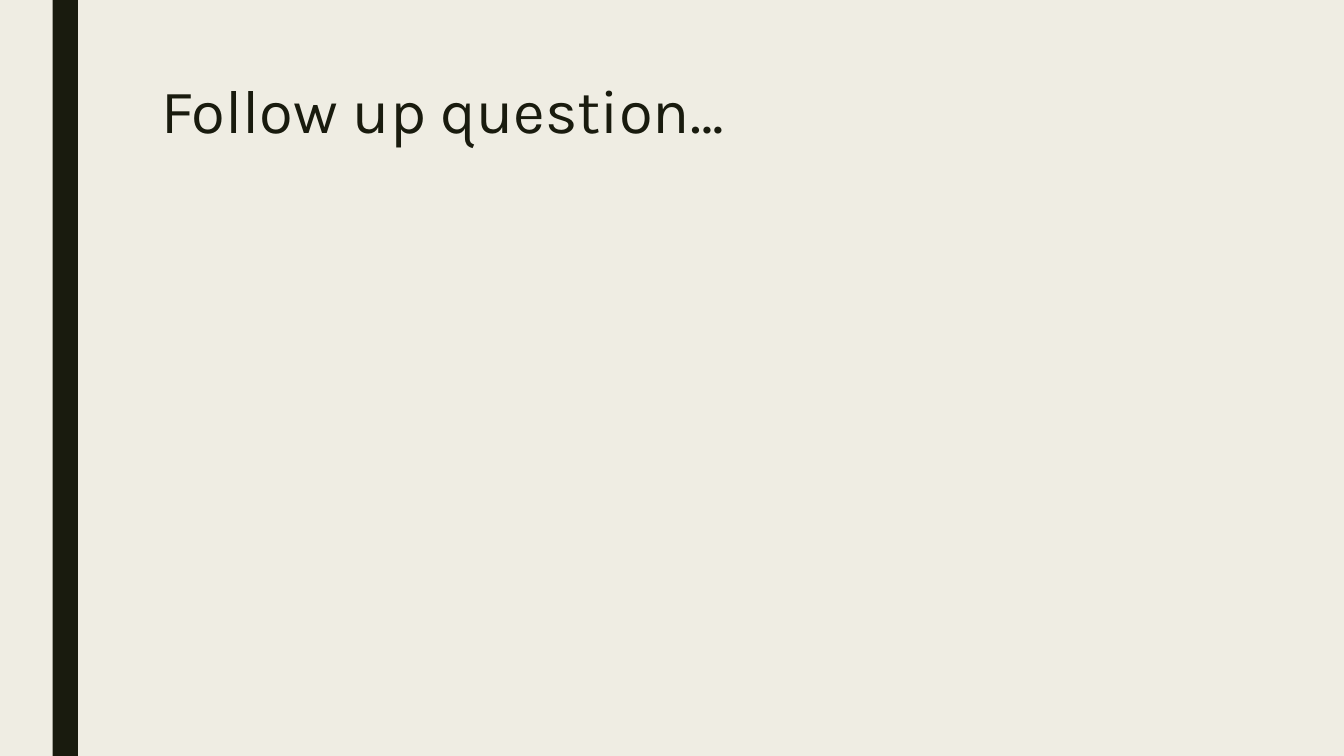
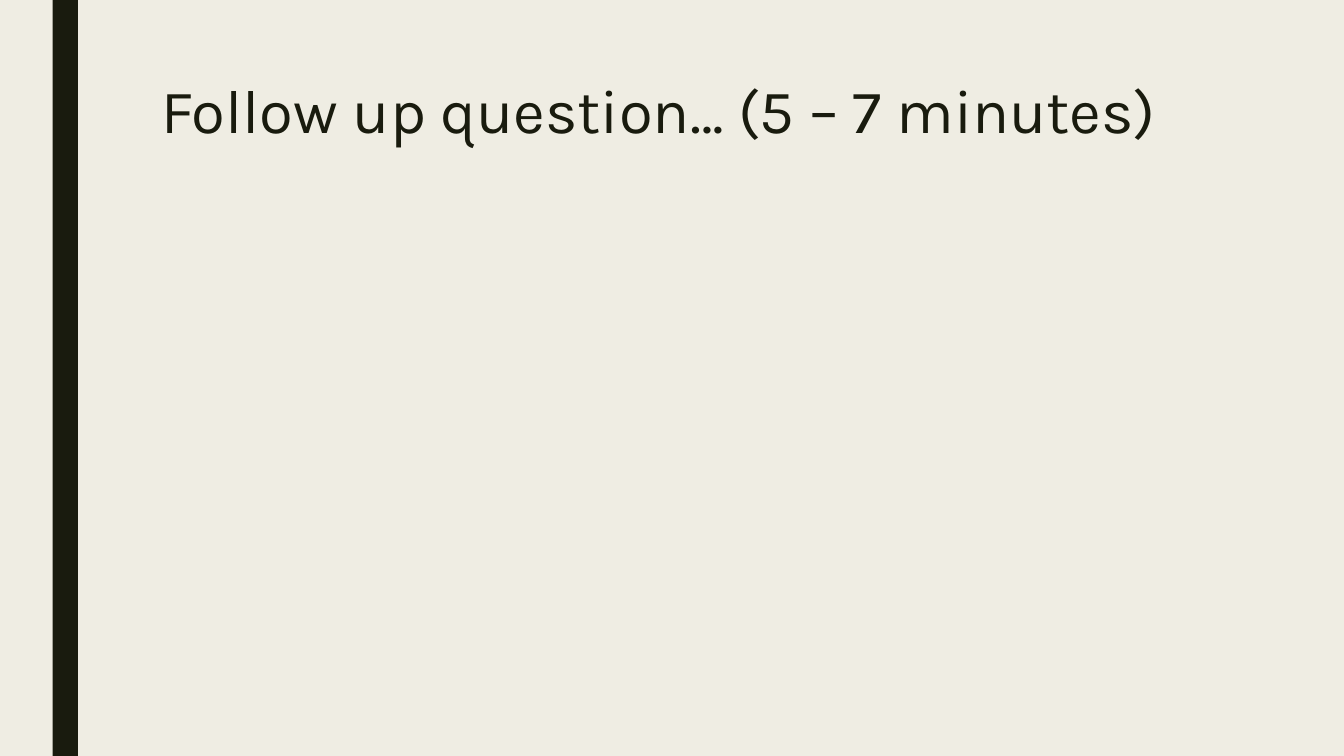
Before and after one commit to codecuddy/pre_calc, a slide deck: slide 4 of _PowerPoints/1st Semester/Unit 2 Polynomials/PreCalc_Day_018 12.1 Limits Intro Calculus.pptx (slide 2 before the commit). Drawn at 1344x756 pixels with LibreOffice and Linux fonts; fonts in the diff are those of the drawing; grey boxes stand for pictures. Boxes give left, top, right and bottom in pixels: in the first picture for what was removed or moved away, otherwise in the second. Text is boxed around its words. In the diff, an @@ line names an element or a change of style, - is before the commit and + after.

```diff
--- a/_PowerPoints/1st Semester/Unit 2 Polynomials/PreCalc_Day_018 12.1 Limits Intro Calculus.pptx
+++ b/_PowerPoints/1st Semester/Unit 2 Polynomials/PreCalc_Day_018 12.1 Limits Intro Calculus.pptx
@@ title at (x1=161, y1=88, x2=1155, y2=148): text changed @@
-Follow up question…
+Follow up question… (5 – 7 minutes)
```
Also in this commit, not shown: 6 other slides changed, 8 slides added, 2 slides removed, 41 other files.
